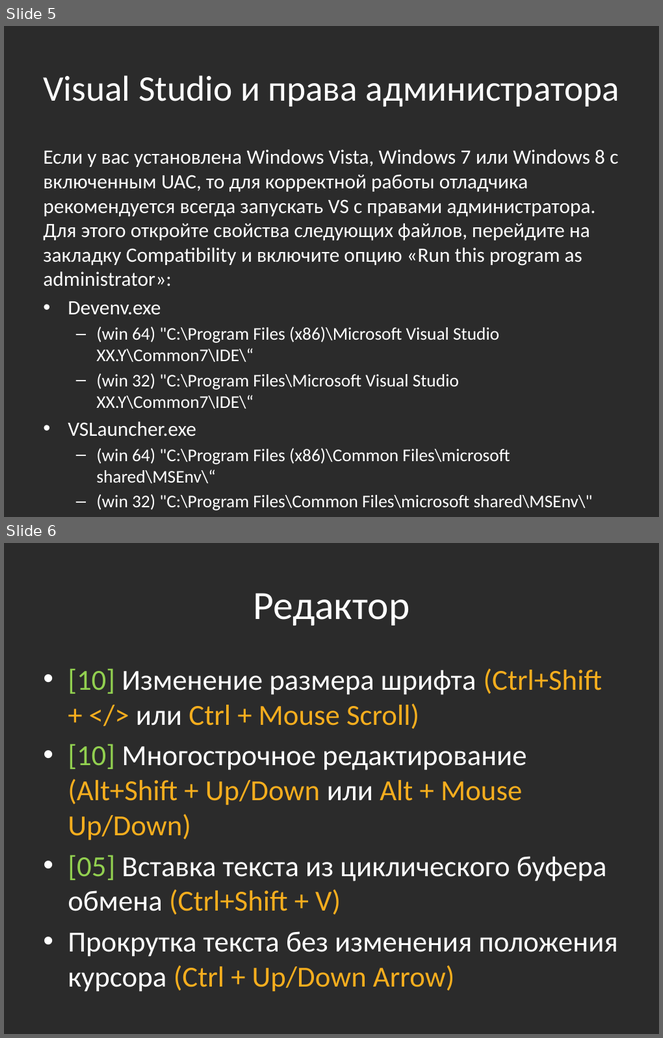
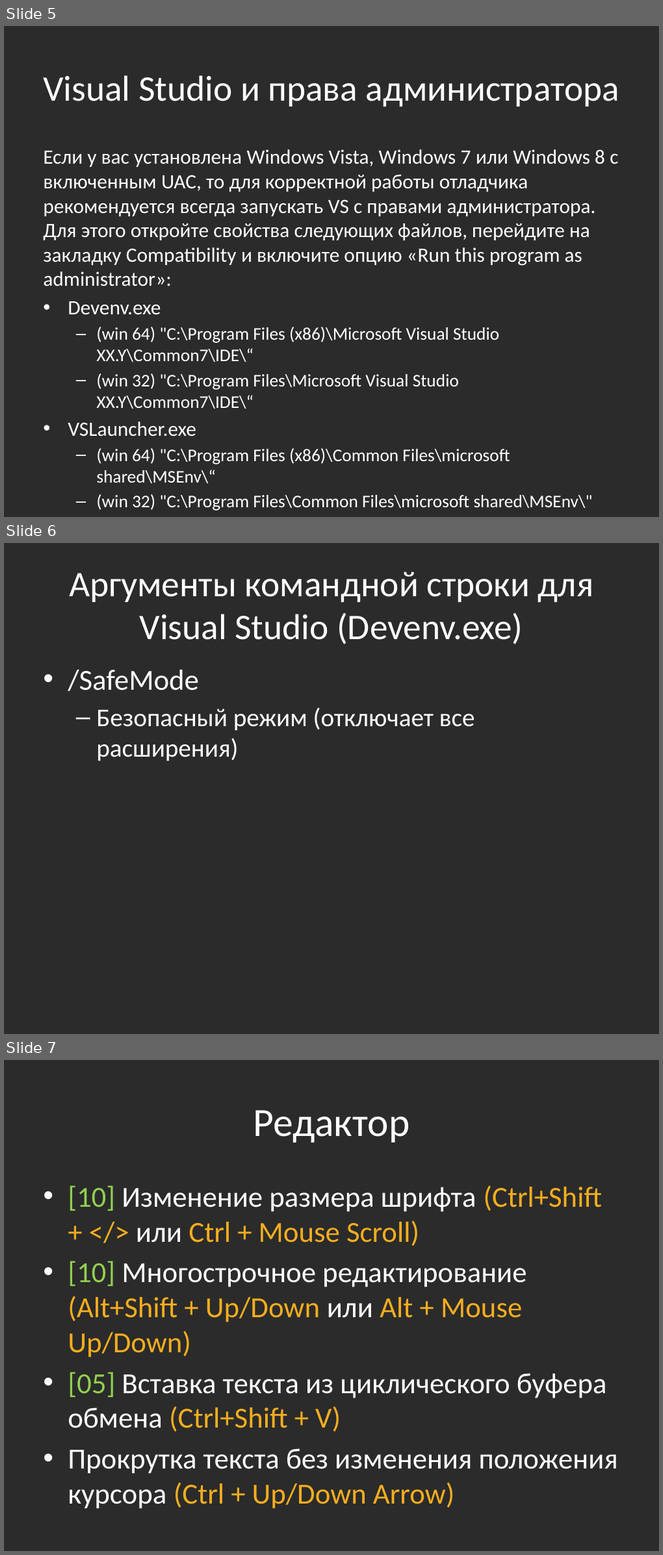
Before and after one commit to bazile/Training, a slide deck: Presentation/tools-visual-studio.pptx. Shown one above the other, each under a label of ours: slides 5 and 6 before the commit, slides 5, 6 and 7 after it. The pictures are 663x1038 and 663x1555 pixels, drawn with LibreOffice and Linux fonts; fonts in the diff are those of the drawing; background and template pictures are left out; a plain dark background stands for a picture behind light text. Boxes give left, top, right and bottom in pixels: in the first picture for what was removed or moved away, otherwise in the second. Text is boxed around its words. In the diff, an @@ line names an element or a change of style, - is before the commit and + after.

Commit message:
Info about Visual Studio extensions

```diff
--- a/Presentation/tools-visual-studio.pptx
+++ b/Presentation/tools-visual-studio.pptx
@@ slide 6 added at <box>4,543,659,1034</box>, background picture (left out) @@
@@ title added at <box>69,572,594,644</box>, 39.6 pt, text #FFFFFF @@
+Аргументы командной строки для Visual Studio (Devenv.exe)
@@ text added at <box>68,670,475,761</box>, 28 pt, text #FFFFFF @@
+• /SafeMode
+  – Безопасный режим (отключает все расширения)
@@ what was slide 6 is now slide 7 @@
```
Also in this commit, not shown: 5 slides changed, 1 other slide added, 1 other file.
